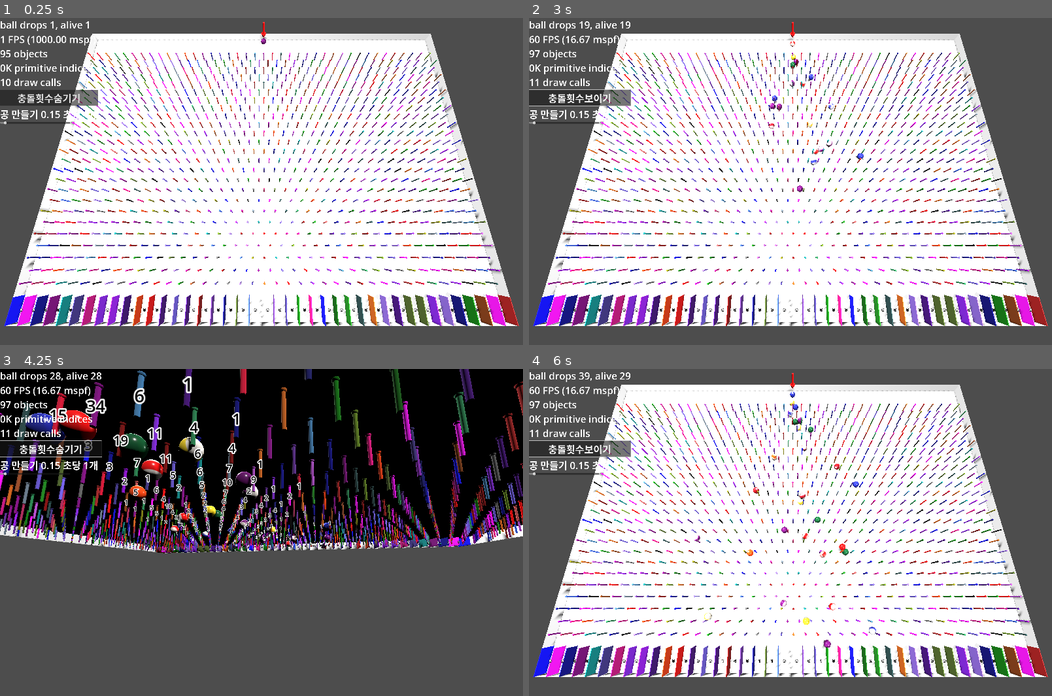
Above: before the commit, frames 1-4 (two rows, left to right).
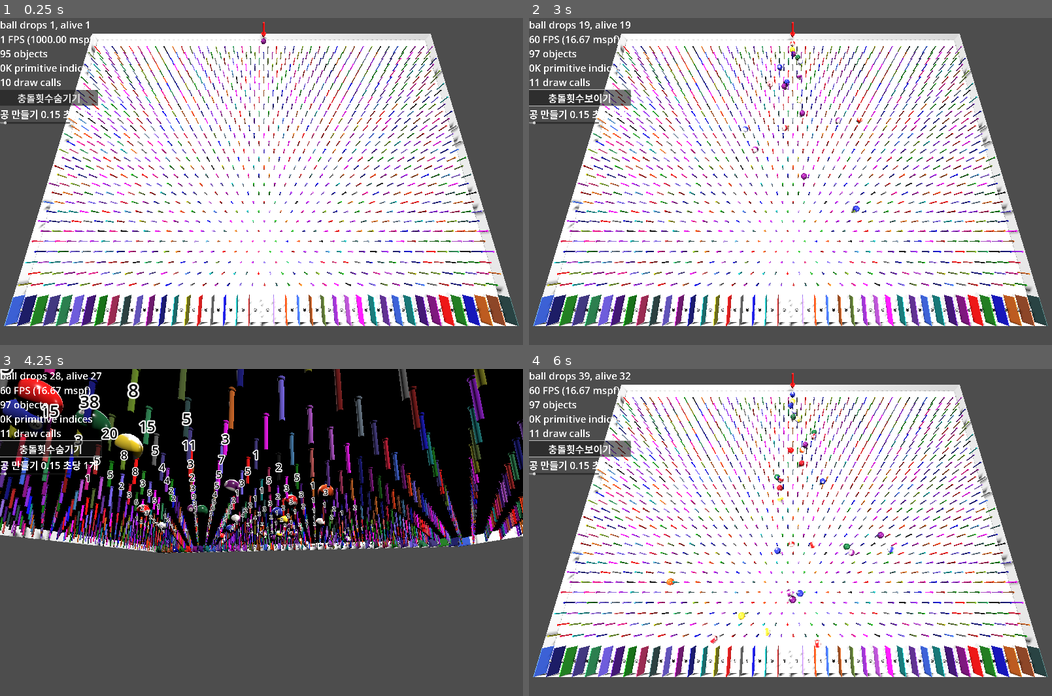
Above: after the commit, the same moments.

Repository: kasworld/gd4pinball
Game: Godot game, scene res://main.tscn
The game is run twice, just before and just after one commit, with the same random seed, the same clock (stepped at 60 frames per second) and the same inputs.
Inputs (mouse positions are in pixels of both pictures, inside the frame that each line leads up to):
- Up to frame 1 (0.25 s): no input
- Up to frame 2 (3 s): click "충돌횟수숨기기" at 0.5 s; click "충돌횟수보이기" at 1.25 s; tap Enter at 2, 2.1 s; move the mouse to (905, 165) at 2.02 s; hold Right 2.03-2.78 s; click (905, 165) at 2.17 s; move the mouse to (685, 197) at 2.77 s; hold Left from 2.78 s (still down); tap 1 at 2.85 s
- Up to frame 3 (4.25 s): move the mouse to (313, 460) at 3.52 s; release Left at 3.53 s; hold Right from 3.53 s (still down); tap Enter at 3.6 s
- Up to frame 4 (6 s): move the mouse to (764, 597) at 4.27 s; tap 1 at 4.35, 5.85 s; click (764, 597) at 4.42 s; move the mouse to (947, 581) at 5.02 s; release Right at 5.03 s; hold Left from 5.03 s (still down); tap Enter at 5.1 s; move the mouse to (633, 483) at 5.77 s

The runs differ from the first frame. In frame 1, 14% of the frame differs, in the area x 0-100%, y 8-95%; in frame 2, 15%; in frame 3, 24%, in the area x 0-100%, y 0-57%; in frame 4, 15%.

Commit message:
unify pin distance

Diff:
--- a/main.gd
+++ b/main.gd
@@ -39,14 +39,14 @@
 
 func add_pins() -> void:
 	for x in Config.WorldSize.x:
-		for y in range(3, Config.WorldSize.z-2):
+		for y in int(Config.WorldSize.z):
 			var b = preload("res://pin.tscn").instantiate(
 				).set_radius_height(Config.BallRadius/6, Config.WorldSize.y
 				).set_color(dark_colors.pick_random()[0])
 			if y % 2 == 0:
-				b.position = Vector3(x+0.75, Config.WorldSize.y/2, y)
+				b.position = Vector3(x+0.75, Config.WorldSize.y/2, 2+ y*sin(PI/3))
 			else :
-				b.position = Vector3(x+0.25, Config.WorldSize.y/2, y)
+				b.position = Vector3(x+0.25, Config.WorldSize.y/2, 2+ y*sin(PI/3))
 			b.set_default_pos(b.position)
 			$PinContainer.add_child(b)
 
